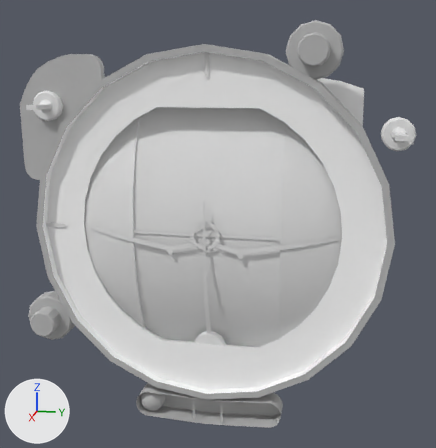
The Blender file Models/Instruments/AI/ai_new.blend as it was, and as the next commit left it.
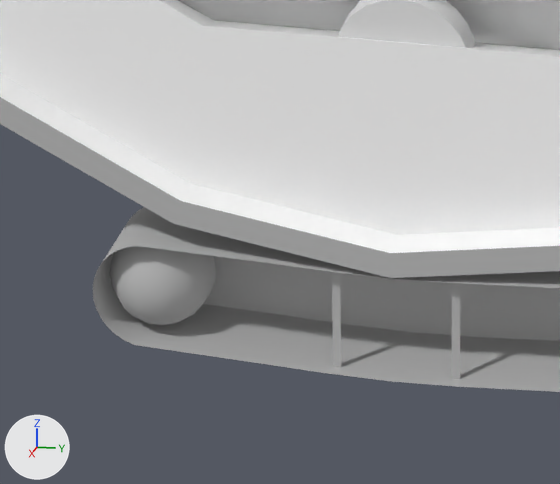
Each version is shown whole from a camera (50 mm lens) standing at (0.1801, 0.039, 0.0444) and looking at (-0.0063, 0.0017, -0.0022), then close up on the part from 26% to 56% of the width and 75% to 100% of the height. The axes (+X, +Y, +Z) are drawn at lower left. The lights are the same throughout.

The first close-up shows 'azimuthNeedle', 'bezel', 'face', 'pitchTape', 'sideslipBall', 'sideslipCage', 'sideslipMarkers'.
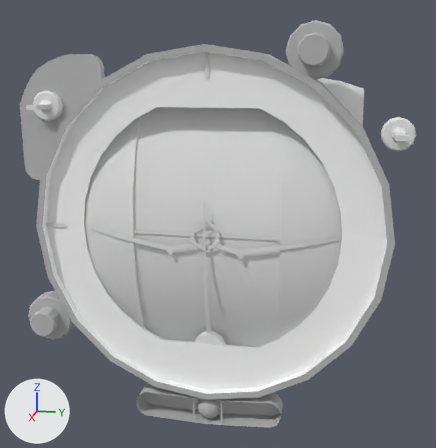
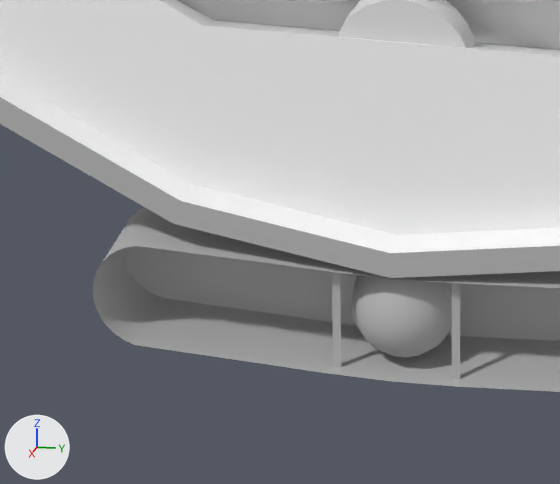
The change, as JSON lines over the scene's bpy script:
```json
{"op": "set", "path": "ob_sideslipball.location", "old": "(0.00311, -0.02001, -0.06379)", "new": "(0.00311, 0.0, -0.06429)"}
```

Boxes (x1, y1, x2, y2) around the edits, measured in the close-ups (560 x 484 px):
```json
{"object": "sideslipBall", "change": "moved", "before": [110, 246, 216, 325], "after": [351, 275, 452, 358]}
```
